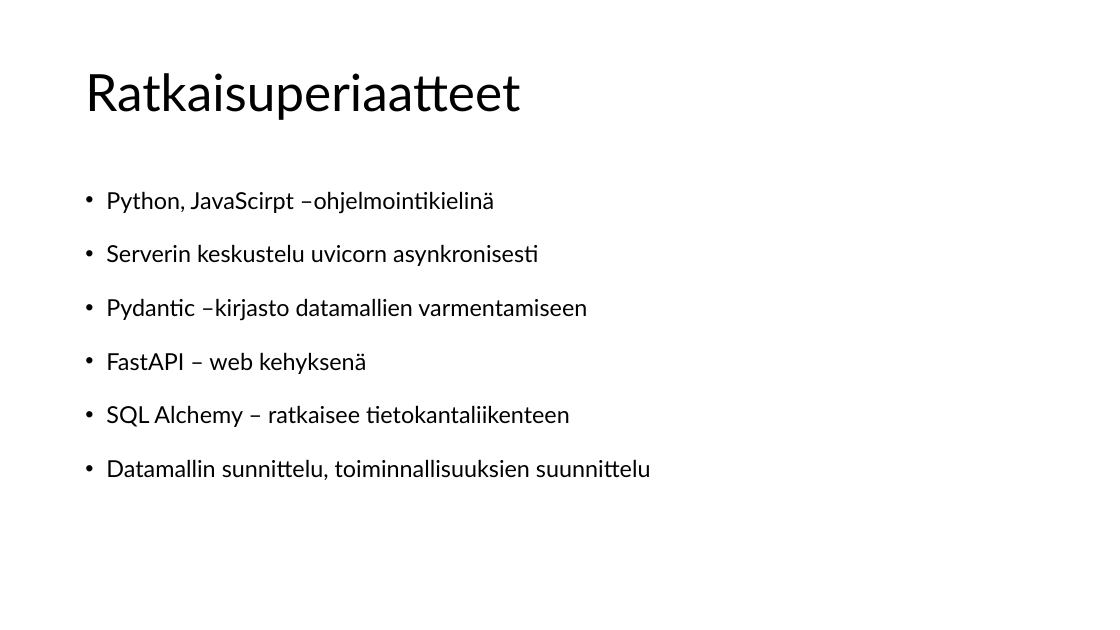
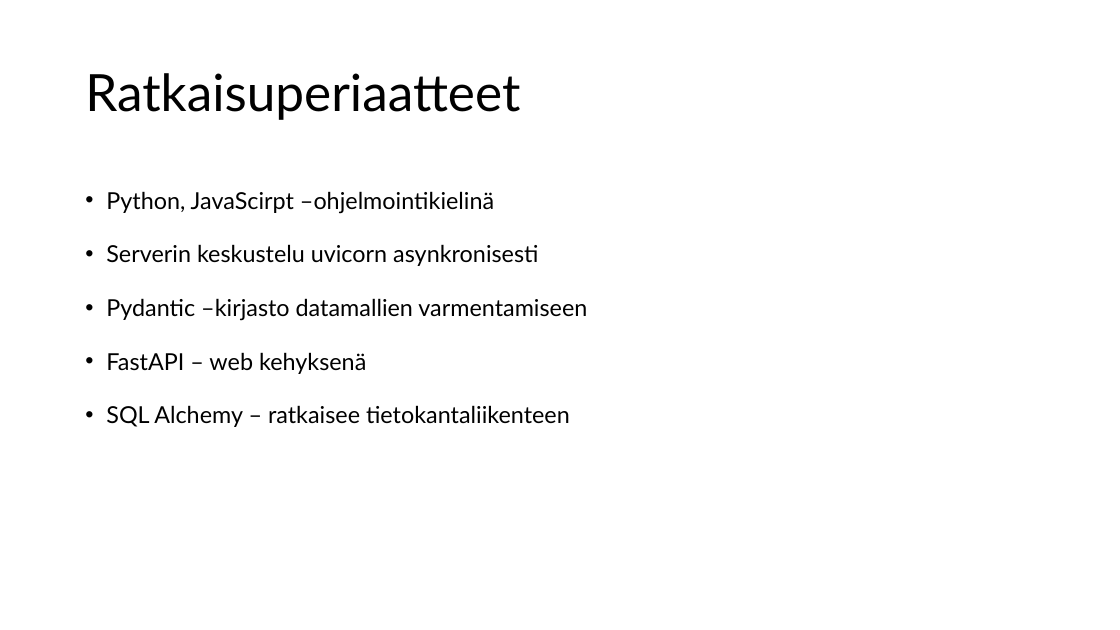
Before and after one commit to eetutaipale/REST_API, a slide deck: slide 3 of Projektiesitys.pptx. Drawn at 1120x630 pixels with LibreOffice and Linux fonts; fonts in the diff are those of the drawing; background and template pictures are left out. Boxes give left, top, right and bottom in pixels: in the first picture for what was removed or moved away, otherwise in the second. Text is boxed around its words. In the diff, an @@ line names an element or a change of style, - is before the commit and + after.

```diff
--- a/Projektiesitys.pptx
+++ b/Projektiesitys.pptx
@@ text at [106, 459, 651, 480]: paragraph removed @@
-• Datamallin sunnittelu, toiminnallisuuksien suunnittelu
```
Also in this commit, not shown: 1 other slide changed.
